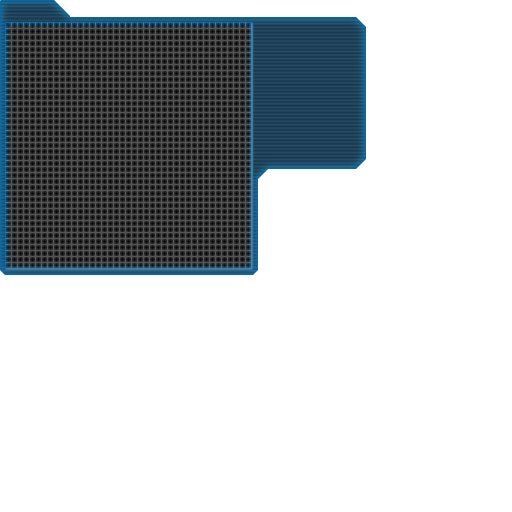
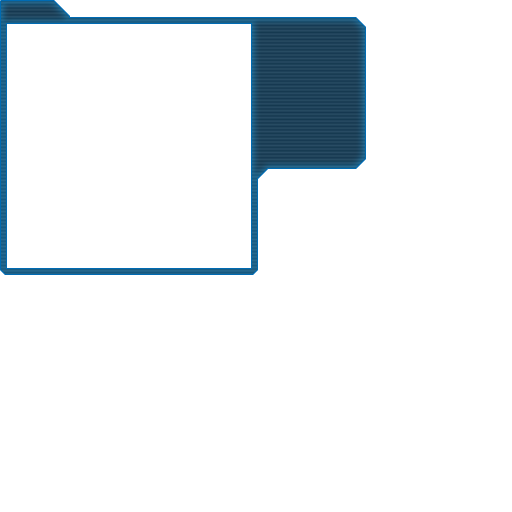
Layered file, before and after one edit (512×512). Changes by layer:
painted on "Слой 8 копия 3" over [6, 23, 252, 269]
painted on "Слой 4" over [6, 23, 252, 269]
painted on "Слой 3" over [6, 23, 252, 269]
